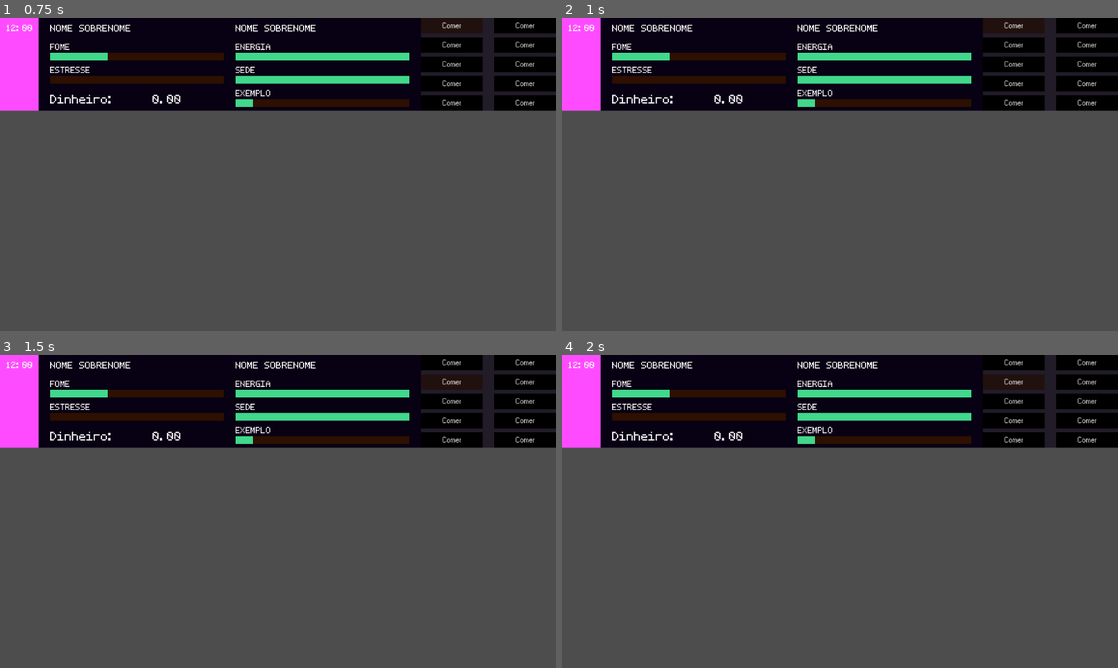
Above: before the commit, frames 1-4 (two rows, left to right).
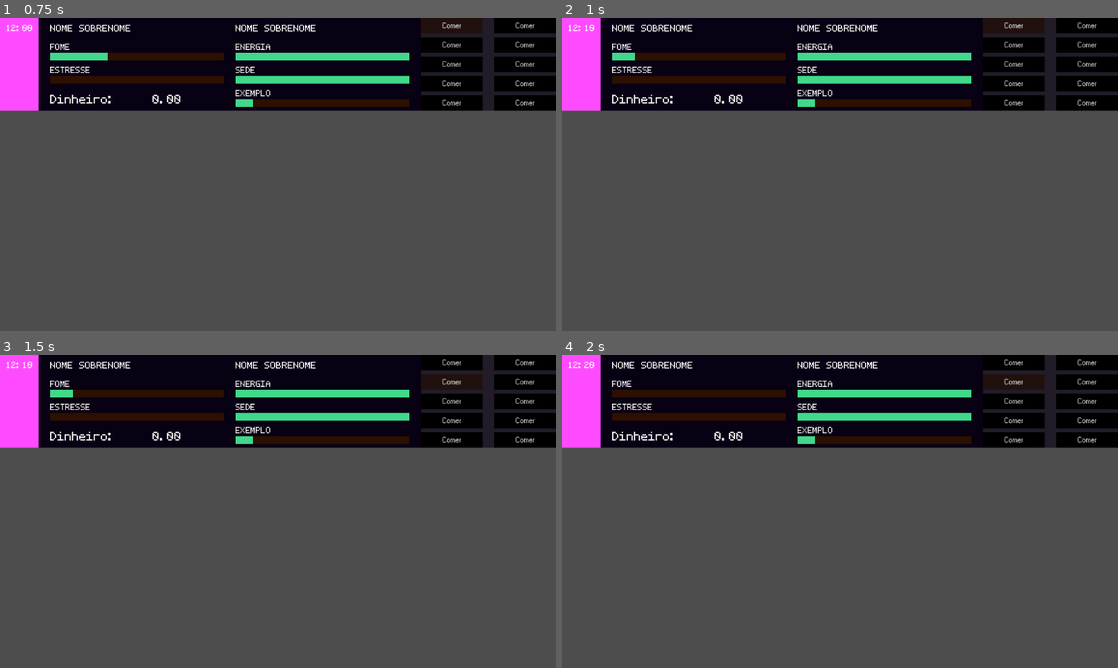
Above: after the commit, the same moments.

Repository: renantomazini-ufpb/octo-happiness
Game: Godot game, scene res://cenas/gui/status.tscn
The game is run twice, just before and just after one commit, with the same random seed, the same clock (stepped at 60 frames per second) and the same inputs. The project has no main scene, so this scene is started directly.
Inputs:
- Up to frame 1 (0.75 s): click "Comer" at 0.5 s
- Up to frame 2 (1 s): no input
- Up to frame 3 (1.5 s): click "Comer" at 1.25 s
- Up to frame 4 (2 s): no input

Frame 1 is identical in both runs. In frame 2, 0.2% of the frame differs, in the area x 4-20%, y 2-14%; in frame 3, 0.2%; in frame 4, 0.3%.

Commit message:
fuñção de horário

Diff:
--- a/cenas/gui/status.gd
+++ b/cenas/gui/status.gd
@@ -75,6 +75,8 @@
 	var minute = minutos%60
 	if minutos >= 1440:
 		minutos = 0
+	if minute == 0:
+		minute = "00"
 	var strhor = str(hora) + ":" + str(minute)
 	$hora_label.text = strhor
 	print(strhor)
--- a/cenas/gui/status.tscn
+++ b/cenas/gui/status.tscn
@@ -45,7 +45,6 @@
 position = Vector2(488, 48)
 
 [node name="Timer" type="Timer" parent="." unique_id=1184161421]
-wait_time = 5.0
 autostart = true
 
 [node name="social" parent="." unique_id=425417250 instance=ExtResource("1_f10jm")]
